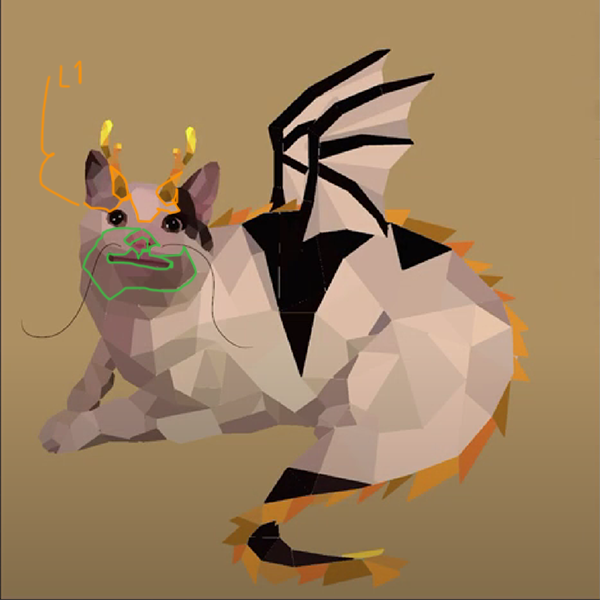
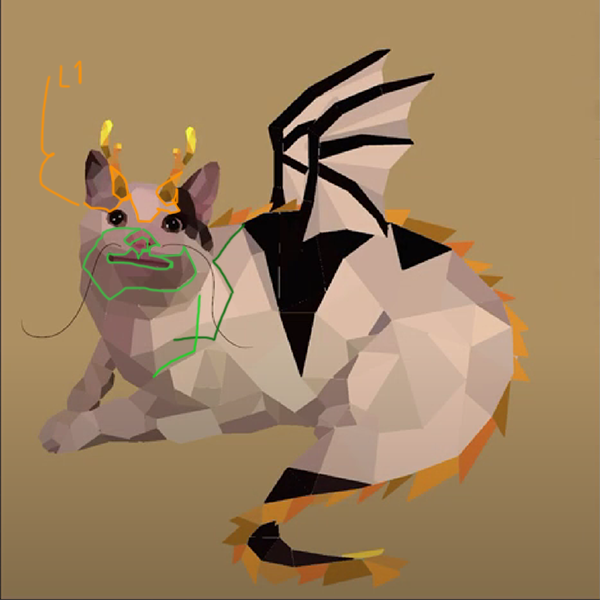
Layers edited between the first and the second 600 × 600 image:
added layer "Layer 2" above "Layer 1" over [152, 223, 246, 379]
